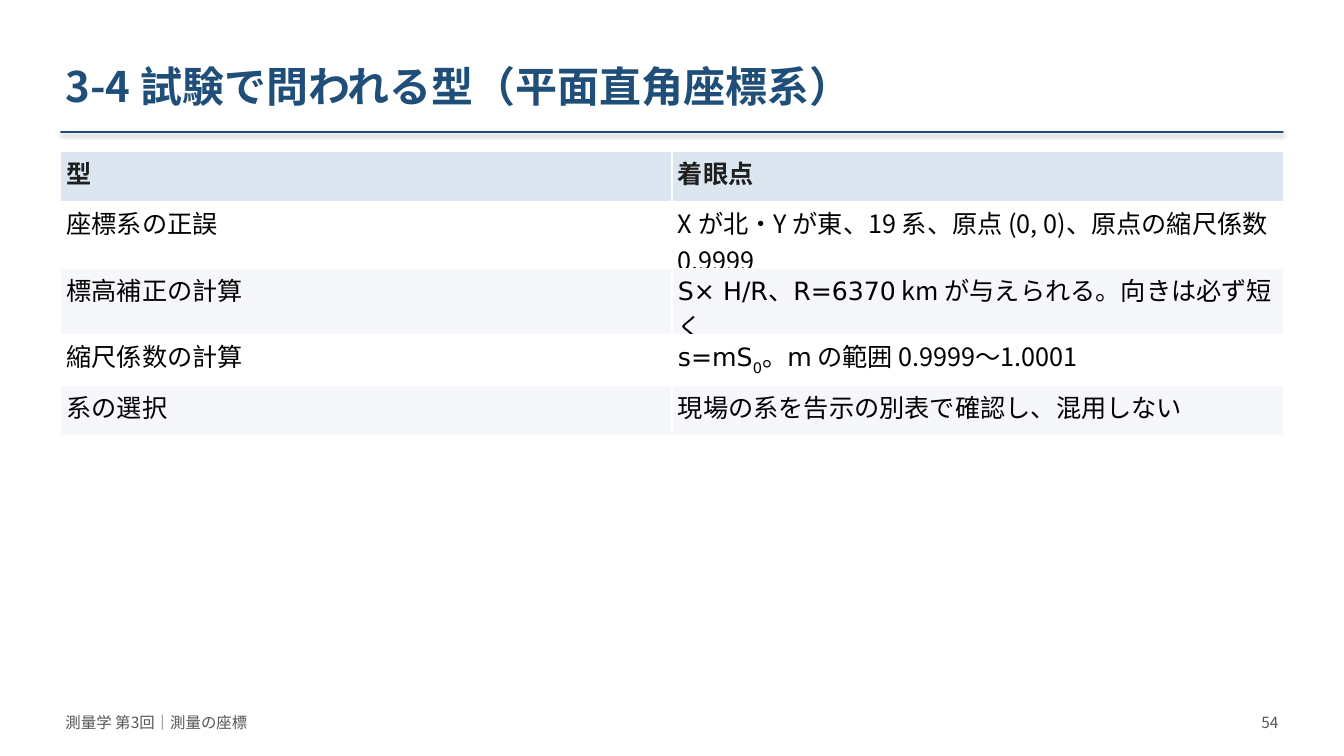
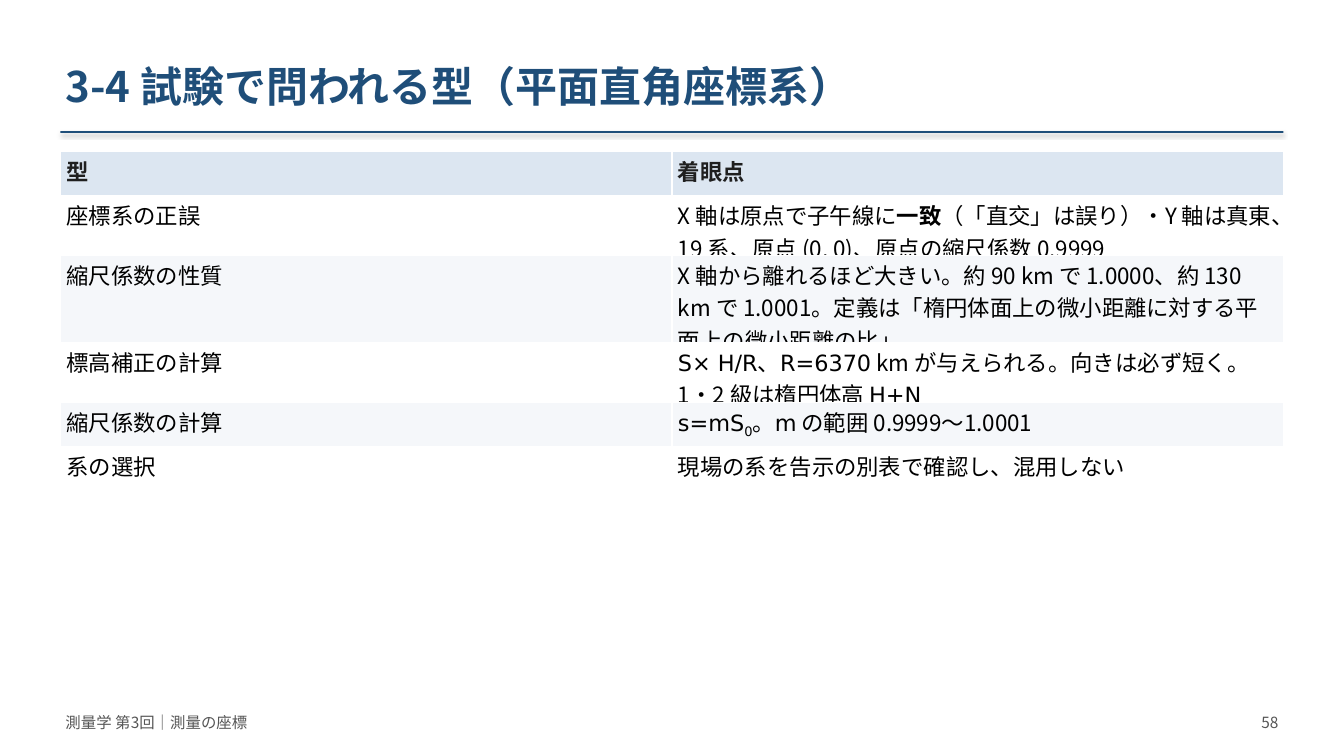
Before and after one commit to NN3210/Lecture, a slide deck: slide 58 of Surveying/materials/slides/第03回_測量の座標/slides.pptx (slide 54 before the commit). Drawn at 1344x756 pixels with LibreOffice and Linux fonts; fonts in the diff are those of the drawing. Boxes give left, top, right and bottom in pixels: in the first picture for what was removed or moved away, otherwise in the second. Text is boxed around its words. In the diff, an @@ line names an element or a change of style, - is before the commit and + after.

```diff
--- a/Surveying/materials/slides/第03回_測量の座標/slides.pptx
+++ b/Surveying/materials/slides/第03回_測量の座標/slides.pptx
@@ table at [60, 151, 1285, 481] @@
-row 2: 座標系の正誤 | X が北・Y が東、19 系、原点 (0, 0)、原点の縮尺係数 0.9999
-row 3: 標高補正の計算 | S× H/R、R=6370 km が与えられる。向きは必ず短く
+row 2: 座標系の正誤 | X 軸は原点で子午線に一致（「直交」は誤り）・Y 軸は真東、19 系、原点 (0, 0)、原点の縮尺係数 0.9999
+row 3: 縮尺係数の性質 | X 軸から離れるほど大きい。約 90 km で 1.0000、約 130 km で 1.0001。定義は「楕円体面上の微小距離に対する平面上の微小距離の比」
+row 4: 標高補正の計算 | S× H/R、R=6370 km が与えられる。向きは必ず短く。1・2 級は楕円体高 H+N
@@ text at [1261, 716, 1278, 728]: text changed @@
-54
+58
```
Also in this commit, not shown: 60 other slides changed, 6 slides added, 5 other files.
